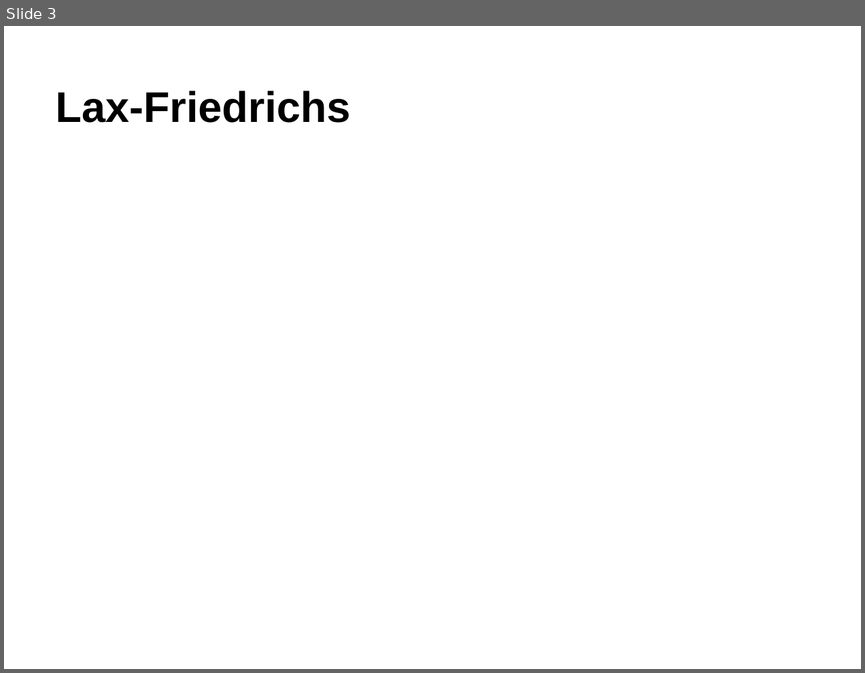
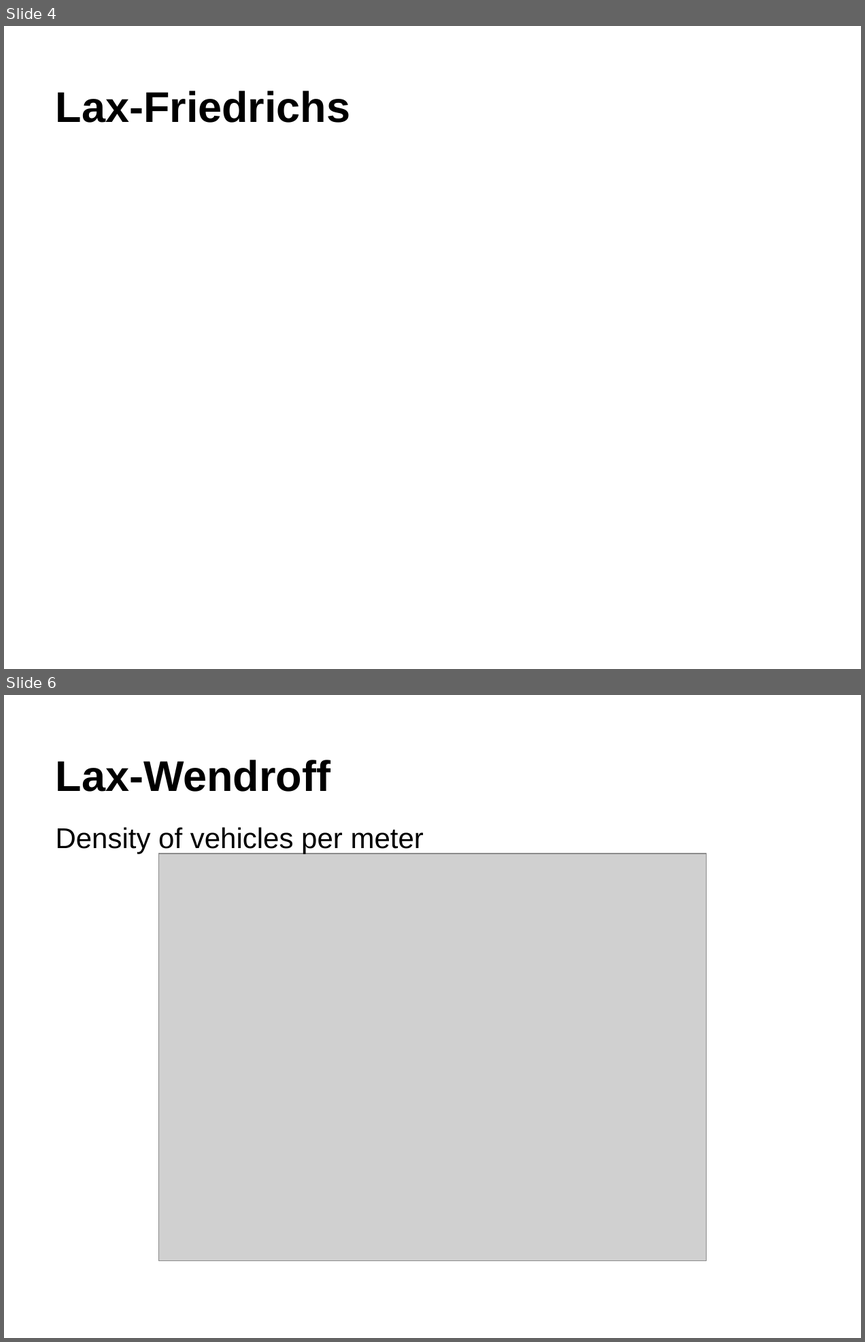
Before and after one commit to astridlangsrud/NumDifffff, a slide deck: bra_presentasjon.pptx. Shown one above the other, each under a label of ours: slide 3 before the commit, slides 4 and 6 after it; the slides between them are not shown. The pictures are 865x673 and 865x1342 pixels, drawn with LibreOffice and Linux fonts; fonts in the diff are those of the drawing; grey boxes stand for pictures; background and template pictures are left out. Boxes give left, top, right and bottom in pixels: in the first picture for what was removed or moved away, otherwise in the second. Text is boxed around its words. In the diff, an @@ line names an element or a change of style, - is before the commit and + after.

```diff
--- a/bra_presentasjon.pptx
+++ b/bra_presentasjon.pptx
@@ slide 6 added at [4,695,861,1338], background #FFFFFF; not listed: 1 template element that a slide beside it also shows @@
@@ title added at [56,760,331,792], 36 pt, text #000000, bold @@
+Lax-Wendroff
@@ text added at [56,827,424,854], 24 pt, text #000000 @@
+Density of vehicles per meter
@@ picture added at [159,853,706,1261] @@
@@ what was slide 3 is now slide 4 @@
```
Also in this commit, not shown: 1 slide changed, 4 other slides added, 1 slide removed, 1 other file.
